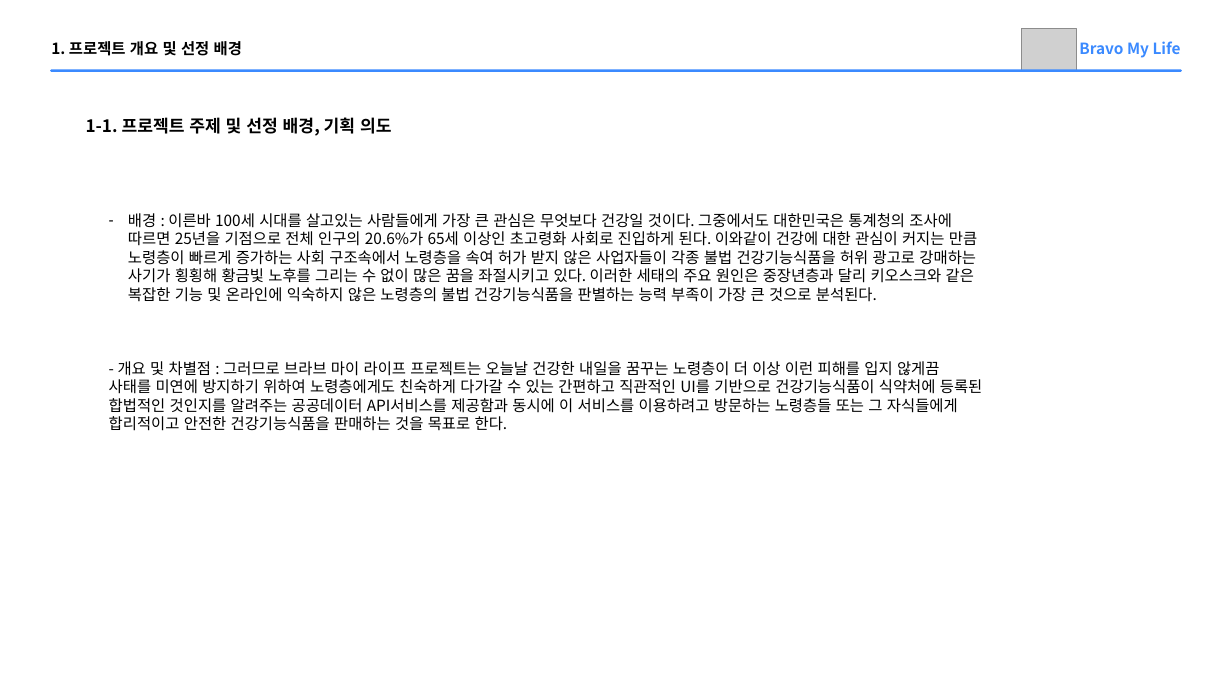
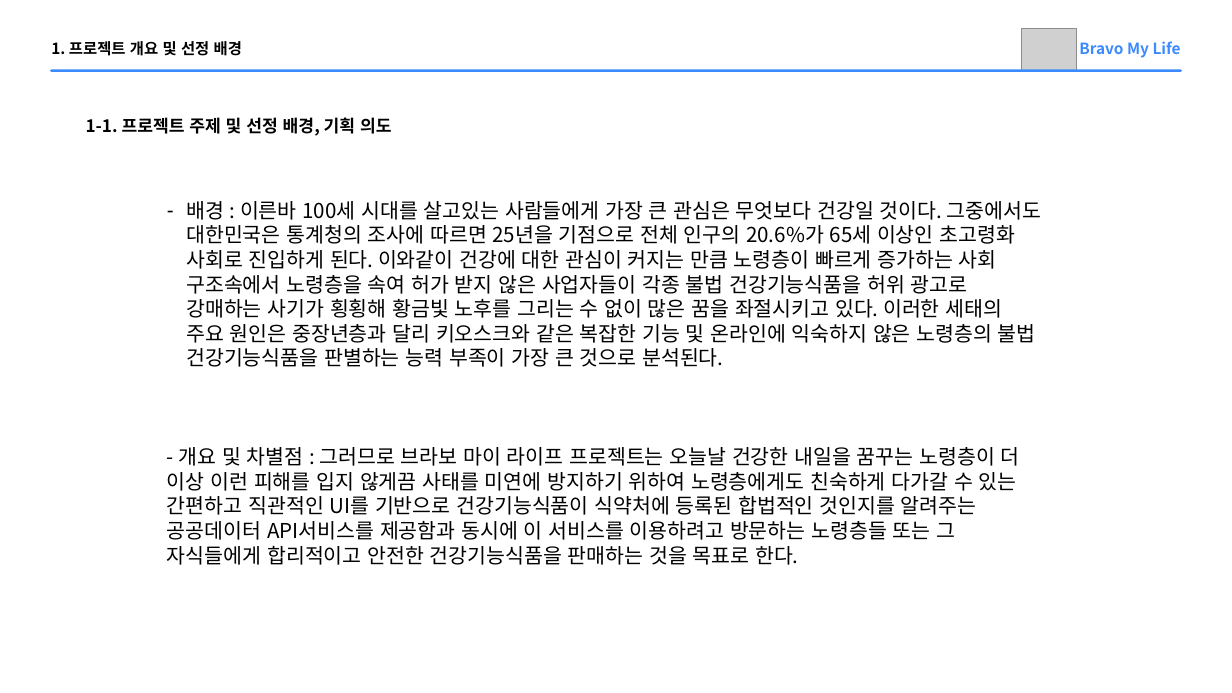
Before and after one commit to Parkjisoo00/ecommerce.saturn, a slide deck: slide 4 of resource/10.prepare/Saturn 미완성.pptx. Drawn at 1232x693 pixels with LibreOffice and Linux fonts; fonts in the diff are those of the drawing; grey boxes stand for pictures. Boxes give left, top, right and bottom in pixels: in the first picture for what was removed or moved away, otherwise in the second. Text is boxed around its words. In the diff, an @@ line names an element or a change of style, - is before the commit and + after.

```diff
--- a/resource/10.prepare/Saturn 미완성.pptx
+++ b/resource/10.prepare/Saturn 미완성.pptx
@@ text "배경 : 이른바 100세 시대를 ...": place and size @@
-text "배경 : 이른바 100세 시대를 ..." at (109, 213, 983, 431)
+text "배경 : 이른바 100세 시대를 ..." at (167, 201, 1041, 565)
@@ text at (186, 201, 1041, 367): size 18 to 24 pt in "배경 : 이른바 100세 시대를 살고있는 사람들에게 ..." @@
@@ text at (167, 447, 1020, 565): text changed; size 18 to 24 pt @@
-- 개요 및 차별점 : 그러므로 브라브 마이 라이프 프로젝트는 오늘날 건강한 내일을 꿈꾸는 노령층이 더 이상 이런 피해를 입지 않게끔 사태를 미연에 방지하기 위하여 노령층에게도 친숙하게 다가갈 수 있는 간편하고 직관적인 UI를 기반으로 건강기능식품이 식약처에 등록된 합법적인 것인지를 알려주는 공공데이터 API서비스를 제공함과 동시에 이 서비스를 이용하려고 방문하는 노령층들 또는 그 자식들에게 합리적이고 안전한 건강기능식품을 판매하는 것을 목표로 한다.
+- 개요 및 차별점 : 그러므로 브라보 마이 라이프 프로젝트는 오늘날 건강한 내일을 꿈꾸는 노령층이 더 이상 이런 피해를 입지 않게끔 사태를 미연에 방지하기 위하여 노령층에게도 친숙하게 다가갈 수 있는 간편하고 직관적인 UI를 기반으로 건강기능식품이 식약처에 등록된 합법적인 것인지를 알려주는 공공데이터 API서비스를 제공함과 동시에 이 서비스를 이용하려고 방문하는 노령층들 또는 그 자식들에게 합리적이고 안전한 건강기능식품을 판매하는 것을 목표로 한다.
```
Also in this commit, not shown: 15 other slides changed.
